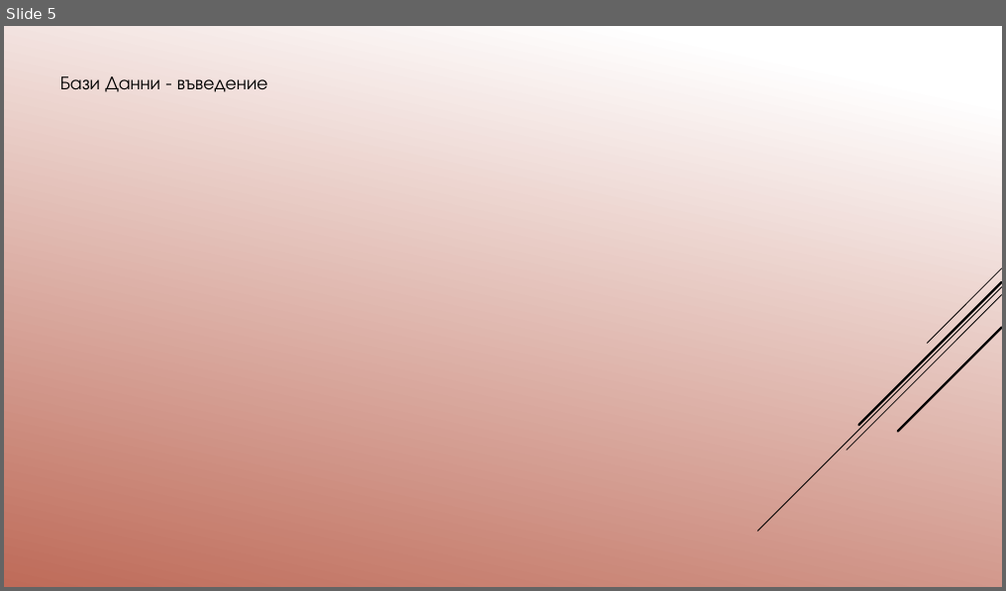
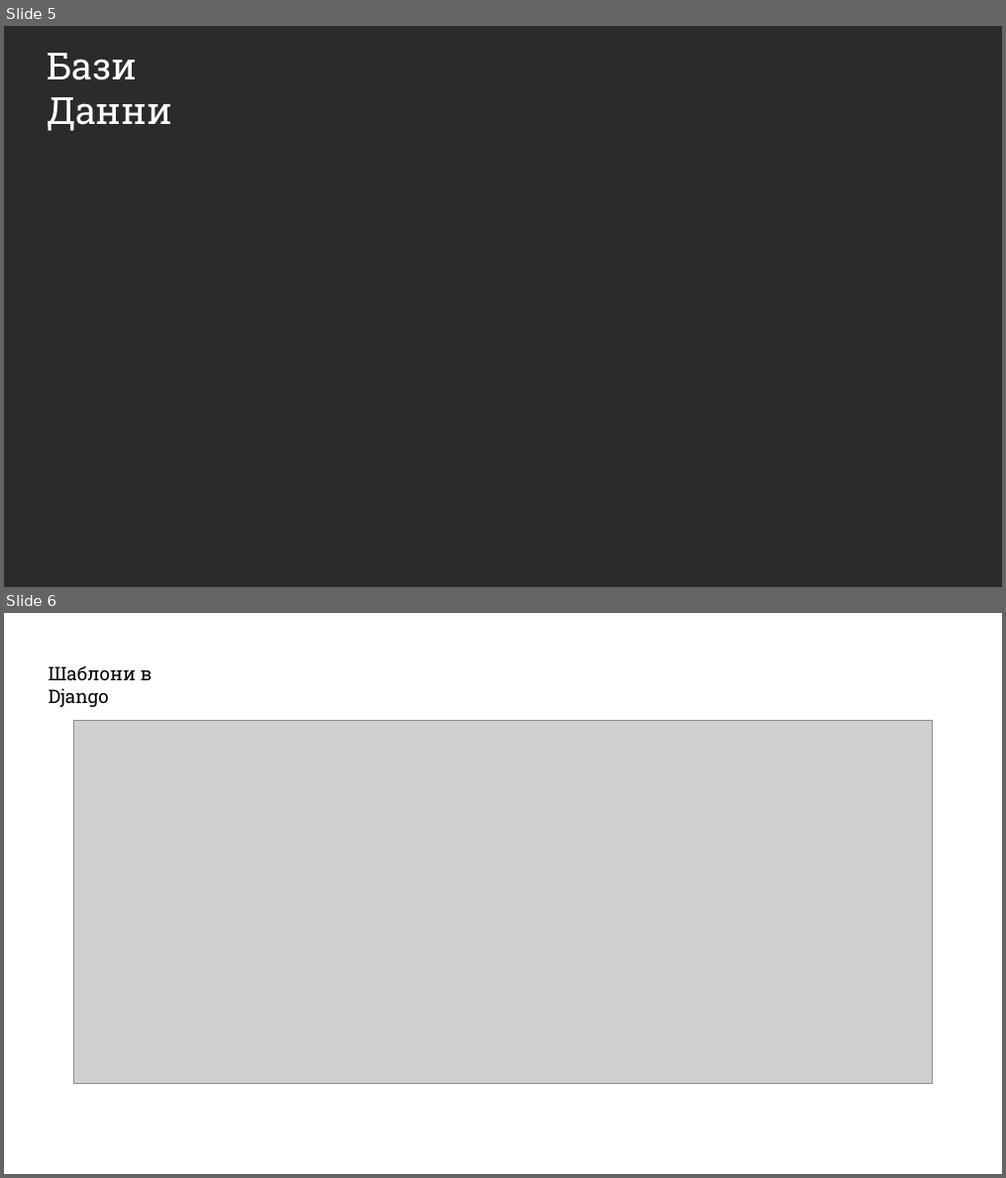
Before and after one commit to pgee-dzi2024/Theme_16, a slide deck: 16 Мария Денизова/Защита теория.pptx. Shown one above the other, each under a label of ours: slide 5 before the commit, slides 5 and 6 after it. The pictures are 1006x591 and 1006x1178 pixels, drawn with LibreOffice and Linux fonts; fonts in the diff are those of the drawing; grey boxes stand for pictures; background and template pictures are left out; a plain dark background stands for a picture behind light text. Boxes give left, top, right and bottom in pixels: in the first picture for what was removed or moved away, otherwise in the second. Text is boxed around its words. In the diff, an @@ line names an element or a change of style, - is before the commit and + after.

```diff
--- a/16 Мария Денизова/Защита теория.pptx
+++ b/16 Мария Денизова/Защита теория.pptx
@@ slide 6 added at [4,613,1002,1174], background #FFFFFF @@
@@ text added at [49,665,152,707], 18 pt, text #000000 @@
+Шаблони в Django
@@ picture added at [73,721,933,1084] @@
@@ slide 5 changed as well @@
@@ background gradient #FFFFFF to #C26A56 to picture (left out) @@
@@ text at [47,53,172,131]: text changed; size 18 to 36 pt; font TeX Gyre Adventor to Roboto Slab; text colour #000000 to #FFFFFF @@
-Бази Данни - въведение
+Бази Данни
@@ group removed at [757,269,1002,531]: 5 lines @@
```
Also in this commit, not shown: 6 other slides changed, 1 other slide added, 2 slides removed, 18 other files.
